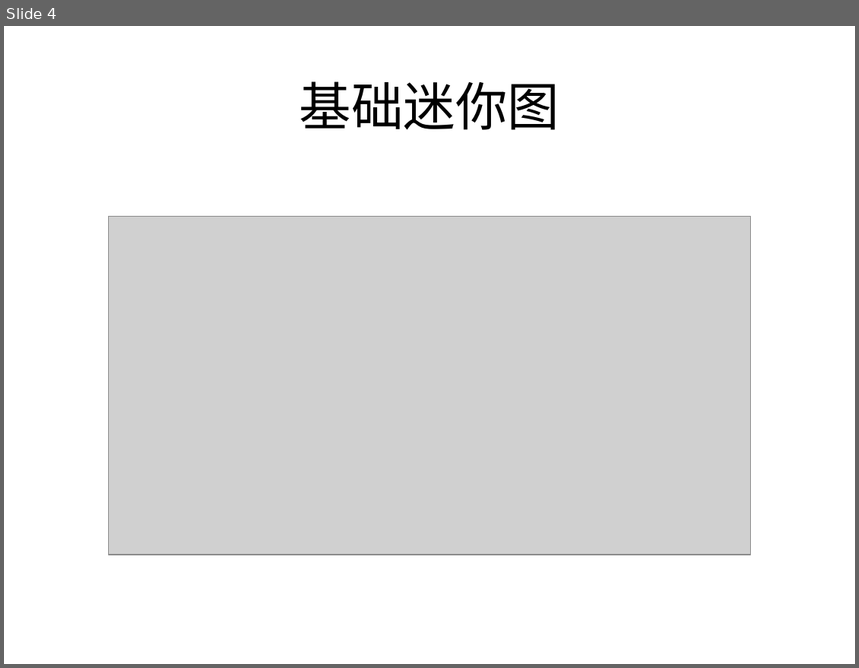
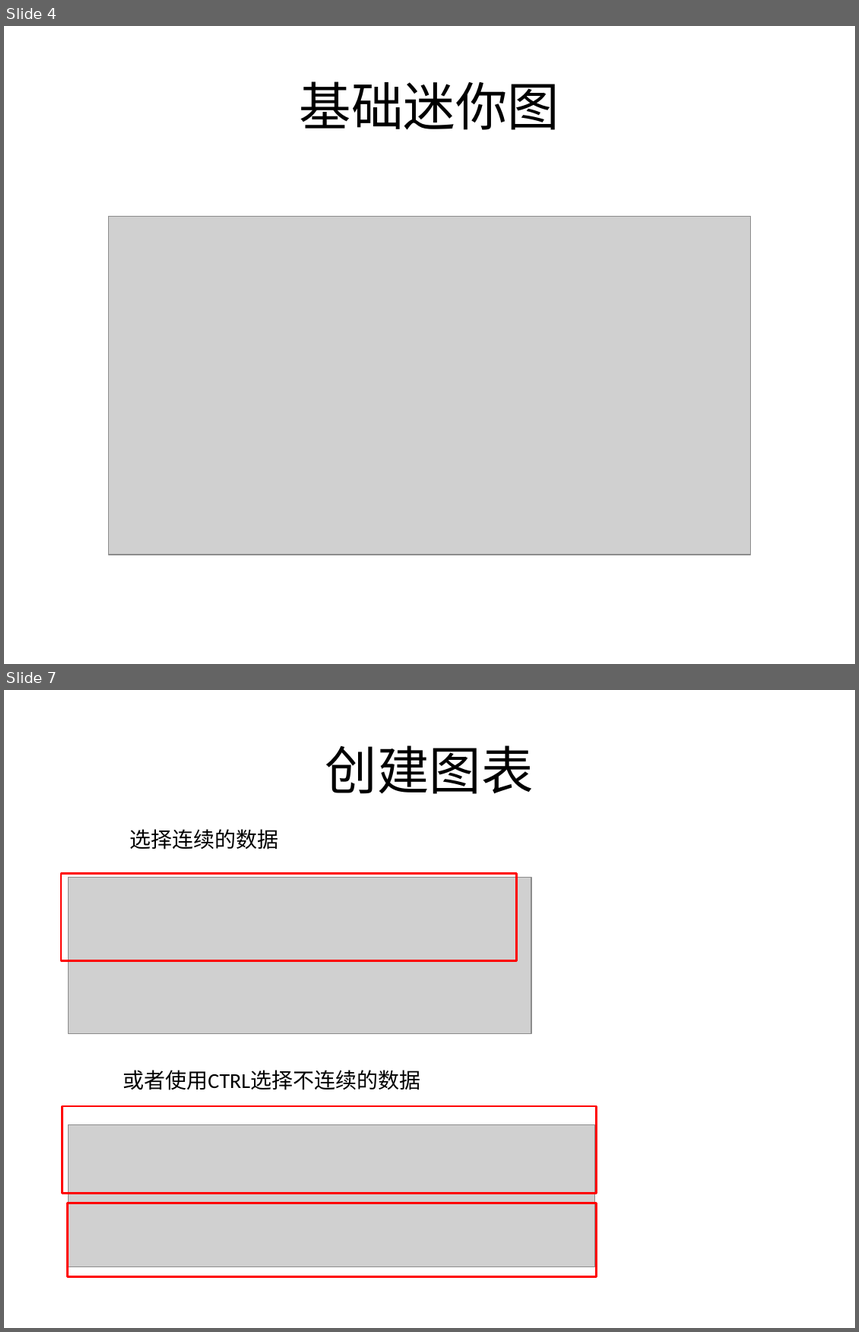
Before and after one commit to sans123wx/class, a slide deck: 第4章excel/图表/图表.pptx. Shown one above the other, each under a label of ours: slide 4 before the commit, slides 4 and 7 after it; the slides between them are not shown. The pictures are 859x668 and 859x1332 pixels, drawn with LibreOffice and Linux fonts; fonts in the diff are those of the drawing; grey boxes stand for pictures. Boxes give left, top, right and bottom in pixels: in the first picture for what was removed or moved away, otherwise in the second. Text is boxed around its words. In the diff, an @@ line names an element or a change of style, - is before the commit and + after.

```diff
--- a/第4章excel/图表/图表.pptx
+++ b/第4章excel/图表/图表.pptx
@@ slide 7 added at (4,690,855,1328), background #FFFFFF @@
@@ title added at (325,745,534,794), 44 pt, text #000000 @@
+创建图表
@@ text added at (129,829,278,850), 18 pt, text #000000 @@
+选择连续的数据
@@ rectangle added at (61,874,516,961), outline #FF0000 1.75 pt @@
@@ picture added at (68,877,531,1034) @@
@@ text added at (123,1070,420,1091), 18 pt, text #000000 @@
+或者使用CTRL选择不连续的数据
@@ rectangle added at (63,1106,598,1193), outline #FF0000 1.75 pt @@
@@ picture added at (69,1125,595,1267) @@
@@ rectangle added at (68,1203,597,1277), outline #FF0000 1.75 pt @@
```
Also in this commit, not shown: 1 slide changed, 4 other slides added, 5 other files.
